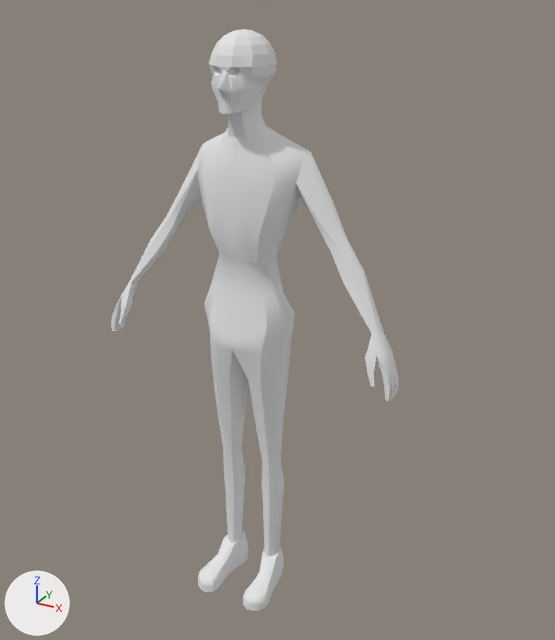
Renders of the OBJ model Models/PlayerModels/Nathan_ExoSuit/Idle/Exo_Suit_Corpse.obj from each side of a commit.
Camera for both pictures: a 50 mm camera at (90.0, -151.2, 153.2) aimed at (5.4, 2.7, 76.3). Every picture has the same lights, and +X, +Y and +Z are marked at lower left. Where no turn or scale is listed for an object, it has been applied to the vertices.

Before the edit, the objects in view are built like this:
```python
me_exo_suit_corpse = bpy.data.meshes.new('Exo_Suit_Corpse')
me_exo_suit_corpse.from_pydata(...)  # 1011 vertices, 2006 faces; spans x -38.3..40.3, y -17.3..7.1, z 0.0..144.2
me_exo_suit_corpse.materials.append(mat_initialshadinggroup)  # white #e7e7e7
ob_exo_suit_corpse = bpy.data.objects.new('Exo_Suit_Corpse', me_exo_suit_corpse)
ob_exo_suit_corpse.location = (0.0, 0.0, 0.0)
```
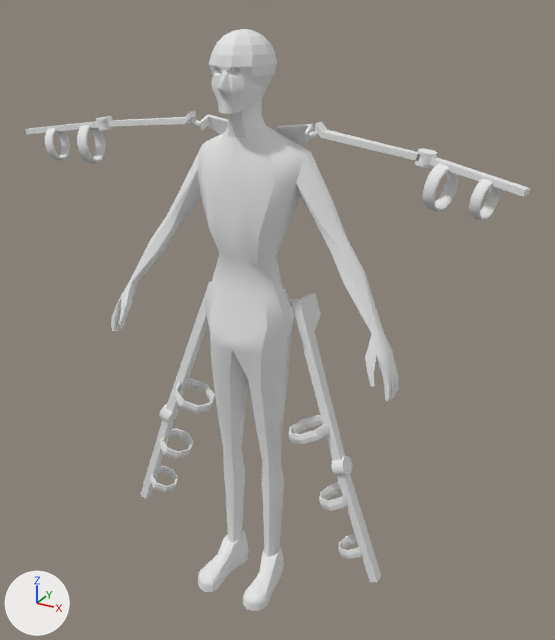
What differs and where, as boxes (x1, y1, x2, y2) in the pictures (555 x 640 px):
'Exo_Suit_Corpse', reshaped (76% wider)
    before: (111, 29, 398, 611)
    after: (25, 29, 530, 611)
part 1 of me_exo_suit_corpse, added
    after: (25, 110, 530, 583)

What changed in the scene script:
```text
Add mat_lambert6sg:
    mat_lambert6sg = principled_material('lambert6SG')
    mat_lambert6sg.base_color = (0.8, 0.8, 0.8)  # white #e7e7e7
    mat_lambert6sg.roughness = 1.0
Change me_exo_suit_corpse:
    used by ob_exo_suit_corpse; location = (0.0, 0.0, 0.0)
    remove me_exo_suit_corpse.from_pydata(...)  # 1011 vertices, 2006 faces; spans x -38.3..40.3, y -17.3..7.1, z 0.0..144.2
    add me_exo_suit_corpse.from_pydata(...)  # 2924 vertices, 5840 faces; spans x -63.9..63.1, y -17.3..12.2, z 0.1..144.3
    me_exo_suit_corpse part 1: 1905 vertices added at x -63.9..63.1, y -8.0..12.2, z 11.3..133.8
    add me_exo_suit_corpse.materials.append(mat_lambert6sg)  # white #e7e7e7
```
